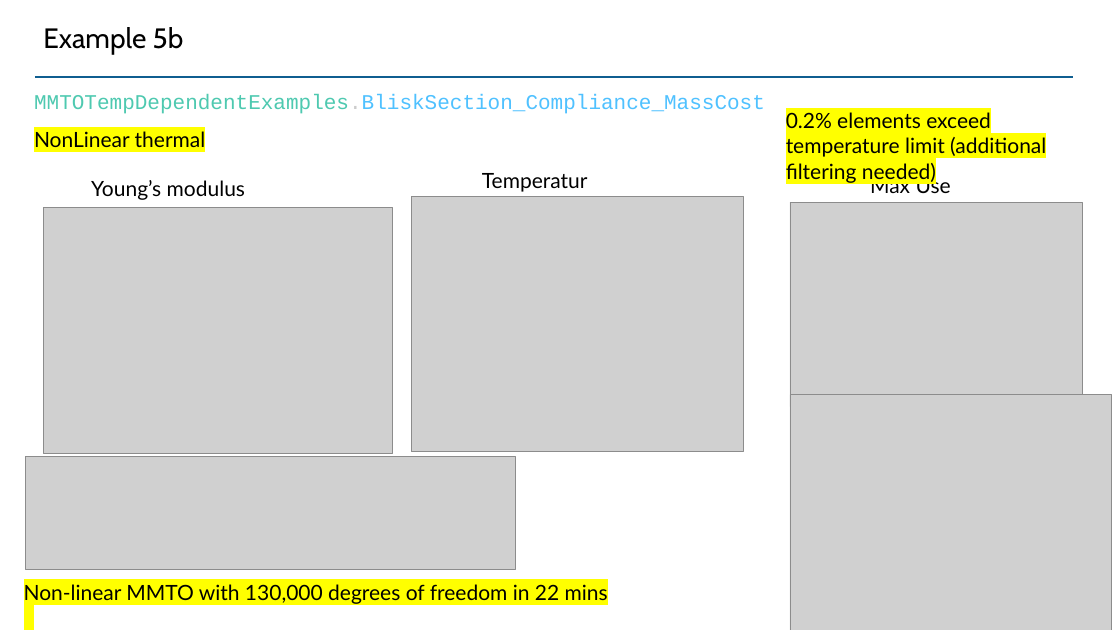
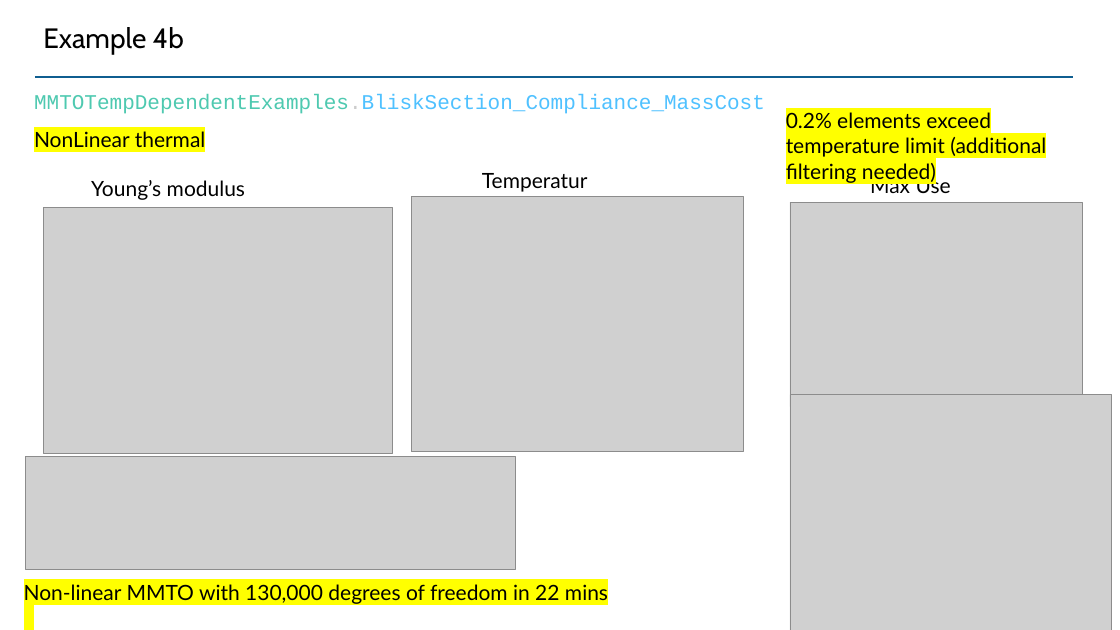
Before and after one commit to UW-ERSL/METALS, a slide deck: slide 18 of Slides/MMTOTempDependentResults.pptx (slide 13 before the commit). Drawn at 1120x630 pixels with LibreOffice and Linux fonts; fonts in the diff are those of the drawing; grey boxes stand for pictures. Boxes give left, top, right and bottom in pixels: in the first picture for what was removed or moved away, otherwise in the second. Text is boxed around its words. In the diff, an @@ line names an element or a change of style, - is before the commit and + after.

```diff
--- a/Slides/MMTOTempDependentResults.pptx
+++ b/Slides/MMTOTempDependentResults.pptx
@@ title at [43,27,184,55]: text changed @@
-Example 5b
+Example 4b
```
Also in this commit, not shown: 6 other slides changed, 6 slides added, 6 other files.
